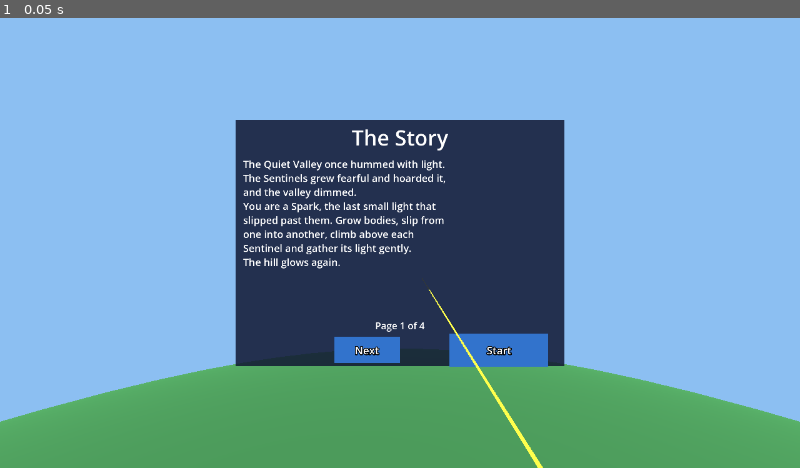
Above: before the commit, frame 1.
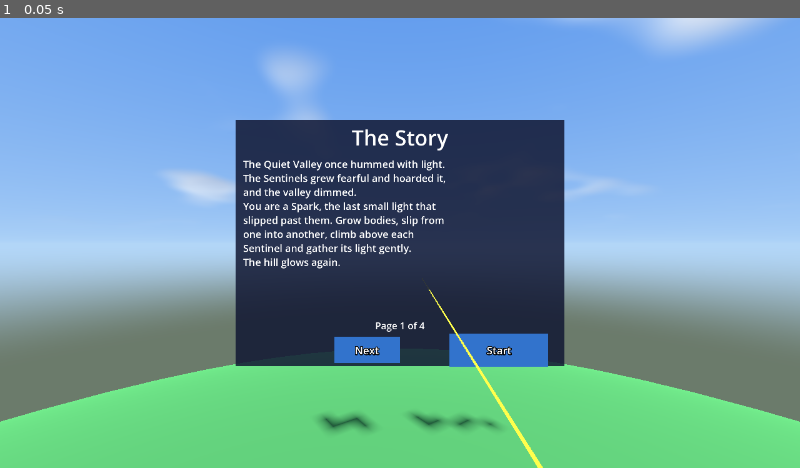
Above: after the commit, the same moment.

Repository: mr-miles/oculus-game
Game: Godot game, scene res://lobby.tscn
The game is run twice, just before and just after one commit, with the same random seed, the same clock (stepped at 60 frames per second) and the same inputs.
Inputs:
- Up to frame 1 (0.05 s): no input

The runs differ from the first frame. In frame 1, 51% of the frame differs, in the area x 0-100%, y 0-100%.

Commit message:
Richer sky: shader sky with drifting clouds and a sun disc; the sun casts shadows (AC-76)
Co-Authored-By: Claude Sonnet 5.5 <noreply@anthropic.com>

Diff:
--- a/game/project.godot
+++ b/game/project.godot
@@ -15,6 +15,8 @@
 renderer/rendering_method="gl_compatibility"
 renderer/rendering_method.mobile="gl_compatibility"
 textures/vram_compression/import_etc2_astc=true
+lights_and_shadows/directional_shadow/size=2048
+lights_and_shadows/directional_shadow/size.mobile=2048
 
 [xr]
 openxr/enabled=true
--- a/game/scripts/scenery.gd
+++ b/game/scripts/scenery.gd
@@ -3,17 +3,31 @@
 ## Shared look: sky, light and flat-coloured materials for the lobby and levels.
 
 static func add_sky(parent: Node) -> void:
+	## A shader sky (blue gradient, drifting clouds, a sun disc) lit by a sun that casts shadows.
+	var sky_material := ShaderMaterial.new()
+	sky_material.shader = load("res://scripts/sky.gdshader")
+	var sky := Sky.new()
+	sky.sky_material = sky_material
+	sky.radiance_size = Sky.RADIANCE_SIZE_32  # ambient is a flat colour, the radiance map is unused
+	sky.process_mode = Sky.PROCESS_MODE_REALTIME  # the clouds move
 	var env := WorldEnvironment.new()
 	env.name = "Sky"
 	env.environment = Environment.new()
-	env.environment.background_mode = Environment.BG_COLOR
-	env.environment.background_color = Color(0.55, 0.75, 0.95)
+	env.environment.background_mode = Environment.BG_SKY
+	env.environment.sky = sky
 	env.environment.ambient_light_source = Environment.AMBIENT_SOURCE_COLOR
-	env.environment.ambient_light_color = Color(0.7, 0.7, 0.75)
+	env.environment.ambient_light_color = Color(0.62, 0.66, 0.75)
+	env.environment.ambient_light_energy = 0.9
 	parent.add_child(env)
 	var sun := DirectionalLight3D.new()
 	sun.name = "Sun"
 	sun.rotation_degrees = Vector3(-50, 35, 0)
+	sun.light_color = Color(1.0, 0.96, 0.88)
+	sun.shadow_enabled = true
+	sun.directional_shadow_mode = DirectionalLight3D.SHADOW_ORTHOGONAL  # one cascade: cheap on a Quest 2
+	sun.directional_shadow_max_distance = 80.0
+	sun.shadow_bias = 0.15
+	sun.shadow_normal_bias = 2.0
 	parent.add_child(sun)
 
 
--- /dev/null
+++ b/game/scripts/sky.gdshader
@@ -0,0 +1,51 @@
+shader_type sky;
+// Daytime sky: a blue gradient, soft clouds drifting with the wind and a sun disc where the
+// DirectionalLight3D "Sun" points (the same light that casts the shadows). Cheap on purpose
+// (three noise octaves, no loops over lights): it runs per pixel on a Quest 2.
+
+uniform vec3 zenith_colour : source_color = vec3(0.30, 0.55, 0.92);
+uniform vec3 horizon_colour : source_color = vec3(0.70, 0.84, 0.97);
+uniform vec3 ground_colour : source_color = vec3(0.42, 0.48, 0.42);
+uniform vec3 cloud_colour : source_color = vec3(1.0, 1.0, 1.0);
+uniform vec3 cloud_shadow_colour : source_color = vec3(0.72, 0.78, 0.88);
+uniform float cloud_scale = 1.4;
+uniform float cloud_cover = 0.52;       // lower = more cloud
+uniform vec2 wind = vec2(0.010, 0.004); // cloud drift per second, in noise units
+
+float hash(vec2 p) {
+	p = fract(p * vec2(123.34, 456.21));
+	p += dot(p, p + 45.32);
+	return fract(p.x * p.y);
+}
+
+float vnoise(vec2 p) {
+	vec2 i = floor(p);
+	vec2 f = fract(p);
+	f = f * f * (3.0 - 2.0 * f);
+	return mix(mix(hash(i), hash(i + vec2(1, 0)), f.x), mix(hash(i + vec2(0, 1)), hash(i + vec2(1, 1)), f.x), f.y);
+}
+
+float fbm(vec2 p) {
+	return vnoise(p) * 0.55 + vnoise(p * 2.03 + 7.1) * 0.3 + vnoise(p * 4.1 + 3.7) * 0.15;
+}
+
+void sky() {
+	vec3 dir = normalize(EYEDIR);
+	float up = clamp(dir.y, -1.0, 1.0);
+	vec3 col = mix(horizon_colour, zenith_colour, pow(clamp(up, 0.0, 1.0), 0.55));
+	col = mix(col, ground_colour, smoothstep(0.0, -0.25, up));
+	// Clouds on a flat layer above you; they thin out and fade towards the horizon.
+	vec2 p = dir.xz / (max(up, 0.0) + 0.22) * cloud_scale + wind * TIME;
+	float n = fbm(p);
+	float c = smoothstep(cloud_cover, cloud_cover + 0.22, n) * smoothstep(0.02, 0.22, up);
+	float lit = clamp((fbm(p + vec2(0.06, 0.05)) - n) * 6.0 + 0.5, 0.0, 1.0); // dark side vs light side
+	col = mix(col, mix(cloud_shadow_colour, cloud_colour, lit), c * 0.95);
+	// Sun disc and glow (not covered by thick cloud).
+	if (LIGHT0_ENABLED) {
+		float s = max(dot(dir, normalize(LIGHT0_DIRECTION)), 0.0);
+		float disc = smoothstep(0.9990, 0.9996, s);
+		float glow = pow(s, 64.0) * 0.35;
+		col += (disc + glow) * vec3(1.0, 0.92, 0.7) * (1.0 - c * 0.8);
+	}
+	COLOR = col;
+}
--- /dev/null
+++ b/game/tests/test_ac_76_sky_and_sun.gd
@@ -0,0 +1,30 @@
+extends ViewTest
+## AC-76: the sky is a shader sky with moving clouds, and the sun casts shadows.
+
+func _check_scene(label: String, scene: Node) -> void:
+	var env: WorldEnvironment = scene.find_child("Sky", true, false)
+	check("ac_76 %s: has a sky" % label, env != null and env.environment.background_mode == Environment.BG_SKY)
+	var sky: Sky = env.environment.sky
+	var mat := sky.sky_material as ShaderMaterial
+	check("ac_76 %s: sky is a shader with a time-driven cloud layer" % label,
+			mat != null and mat.shader.code.contains("TIME") and mat.shader.code.contains("fbm"))
+	check("ac_76 %s: the sky re-renders every frame so clouds move" % label, sky.process_mode == Sky.PROCESS_MODE_REALTIME)
+	var sun: DirectionalLight3D = scene.find_child("Sun", true, false)
+	check("ac_76 %s: the Sun exists and casts shadows" % label, sun != null and sun.shadow_enabled)
+	check("ac_76 %s: one shadow cascade (Quest 2 budget)" % label, sun.directional_shadow_mode == DirectionalLight3D.SHADOW_ORTHOGONAL)
+	check("ac_76 %s: the sun is above the horizon, shining down" % label, sun.global_transform.basis.z.y > 0.3)
+
+
+func _init() -> void:
+	var g := await new_game()
+	_check_scene("level", g)
+	var terrain := g.find_child("Terrain", true, false)
+	var meshes := g.find_children("*", "MeshInstance3D", true, false)
+	var casters := 0
+	for m in meshes:
+		if (m as MeshInstance3D).cast_shadow != GeometryInstance3D.SHADOW_CASTING_SETTING_OFF:
+			casters += 1
+	check("ac_76 objects in the level can cast shadows (%d)" % casters, casters > 5)
+	var l := await new_lobby()
+	_check_scene("lobby", l)
+	finish()
Not shown, added: game/scripts/sky.gdshader.uid
Not shown, added: game/tests/test_ac_76_sky_and_sun.gd.uid
Not shown, changed: docs/SPEC.md
Not shown, changed: docs/screenshots/boulder-stack.png
Not shown, changed: docs/screenshots/boulder-view-from-stack.png
Not shown, changed: docs/screenshots/hud-start.png
Not shown, changed: docs/screenshots/hud-watched-sentinel.png
Not shown, changed: docs/screenshots/lobby-1-story.png
Not shown, changed: docs/screenshots/lobby-3-how-to-play.png
Not shown, changed: docs/screenshots/move-1-before.png
Not shown, changed: docs/screenshots/move-2-after.png
Not shown, changed: docs/screenshots/pause-menu.png
(and 4 more such lines)
